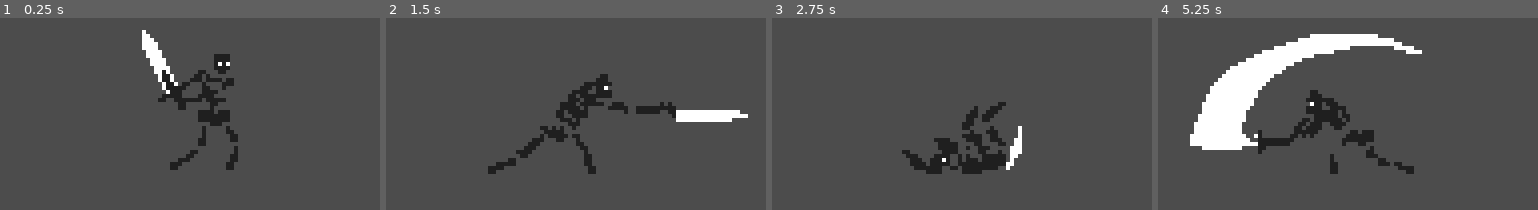
Above: before the commit, frames 1-4 (left to right).
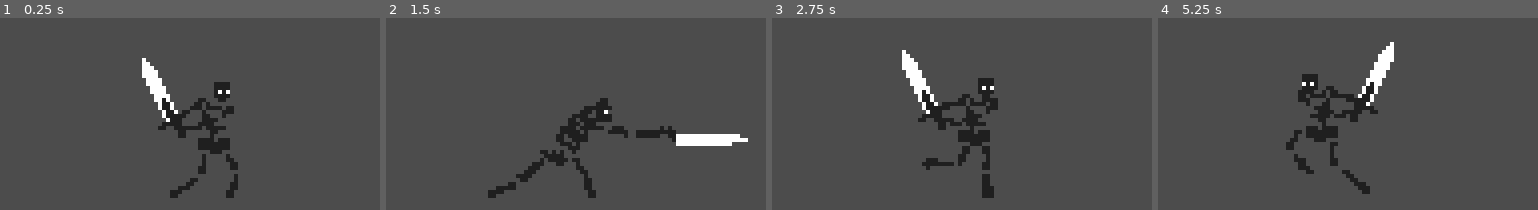
Above: after the commit, the same moments.

Repository: soekmego/Grave
Game: Godot game, scene res://Scenes/Skeleton/Skeleton.tscn
Same seed, same stepped clock (60 frames per second), same inputs: the game is played once before the commit and once after it. The project has no main scene, so this scene is started directly.
Inputs:
- Up to frame 1 (0.25 s): no input
- Up to frame 2 (1.5 s): tap Enter (ui_accept) at 0.5, 0.77, 0.8, 1.07, 1.35 s; hold Right (ui_right) 0.53-1.28 s; hold Space (ui_select) 0.53-1.28 s; hold Left (ui_left) from 1.28 s (still down)
- Up to frame 3 (2.75 s): tap Enter (ui_accept) at 1.52, 1.82, 2.3 s; tap Space (ui_select) at 1.55 s; release Left (ui_left) at 2.03 s; hold Right (ui_right) from 2.03 s (still down); hold Space (ui_select) from 2.03 s (still down)
- Up to frame 4 (5.25 s): release Space (ui_select) at 2.78 s; tap Space (ui_select) at 2.85, 4.35 s; tap Enter (ui_accept) at 3.02, 3.32, 4.52, 4.82 s; release Right (ui_right) at 3.53 s; hold Enter (ui_accept) 3.53-4.28 s; hold Left (ui_left) from 3.53 s (still down); hold Space (ui_select) from 5.03 s (still down)

The runs differ from the first frame. In frame 1, 7.3% of the frame differs, in the area x 37-63%, y 6-94%; in frame 2, 8.6%; in frame 3, 6.5%; in frame 4, 16%, in the area x 8-70%, y 8-92%.

Commit message:
refactor function calls of animationplayer

Diff:
--- a/Scenes/Skeleton/Skeleton.gd
+++ b/Scenes/Skeleton/Skeleton.gd
@@ -5,11 +5,11 @@
 
 enum {IDLE, RUN, ROLL, ATTACK1, ATTACK2, ATTACK3}
 
-var direction = Vector2()
-var state
-var anim = ""
-var new_anim
-var combo = false
+onready var direction = Vector2()
+onready var state
+onready var anim = ""
+onready var new_anim
+onready var combo = false
 
 
 func change_state(new_state):
@@ -32,8 +32,8 @@
 	direction = Vector2()
 	var right = Input.is_action_pressed("ui_right")
 	var left = Input.is_action_pressed("ui_left")
-	var roll = Input.is_action_pressed("ui_select")
-	var attack = Input.is_action_pressed("ui_accept")
+	var roll = Input.is_action_just_pressed("ui_select")
+	var attack = Input.is_action_just_pressed("ui_accept")
 
 	if right and state == IDLE:
 		change_state(RUN)
@@ -49,12 +49,12 @@
 	# When roll button is hammered, player gets stuck
 	# in the last frame of roll animation.
 	elif roll and (state == IDLE or state == RUN):
-		change_state(ROLL)
-		if sprite.flip_h == false:
-			direction.x += 3
-		else:
-			direction.x -= 3
-		#yield($Animation, "animation_finished")
+		if $Animation.current_animation != "roll":
+			change_state(ROLL)
+			if sprite.flip_h == false:
+				direction.x += 3
+			else:
+				direction.x -= 3
 
 	elif !right and !left and state == RUN:
 		change_state(IDLE)
@@ -88,8 +88,3 @@
 		anim = new_anim
 		$Animation.play(anim)
 	move_and_slide(direction)
-
-func _on_Animation_animation_finished(animation):
-	match animation:
-		"roll", "attack1", "attack2", "attack3":
-			change_state(IDLE)
--- a/Scenes/Skeleton/Skeleton.tscn
+++ b/Scenes/Skeleton/Skeleton.tscn
@@ -1,12 +1,12 @@
 [gd_scene load_steps=16 format=2]
 
 [ext_resource path="res://Scenes/Skeleton/Skeleton.gd" type="Script" id=1]
-[ext_resource path="res://Assets/Sprites/Skeleton/s_skeleton_attack_one_strip5.png" type="Texture" id=2]
+[ext_resource path="res://Assets/Sprites/Skeleton/s_skeleton_roll_strip7.png" type="Texture" id=2]
 [ext_resource path="res://Assets/Sprites/Skeleton/s_skeleton_run_strip6.png" type="Texture" id=3]
-[ext_resource path="res://Assets/Sprites/Skeleton/s_skeleton_attack_two_strip5.png" type="Texture" id=4]
-[ext_resource path="res://Assets/Sprites/Skeleton/s_skeleton_attack_three_strip6.png" type="Texture" id=5]
-[ext_resource path="res://Assets/Sprites/Skeleton/s_skeleton_idle_strip3.png" type="Texture" id=6]
-[ext_resource path="res://Assets/Sprites/Skeleton/s_skeleton_roll_strip7.png" type="Texture" id=7]
+[ext_resource path="res://Assets/Sprites/Skeleton/s_skeleton_attack_one_strip5.png" type="Texture" id=4]
+[ext_resource path="res://Assets/Sprites/Skeleton/s_skeleton_attack_two_strip5.png" type="Texture" id=5]
+[ext_resource path="res://Assets/Sprites/Skeleton/s_skeleton_attack_three_strip6.png" type="Texture" id=6]
+[ext_resource path="res://Assets/Sprites/Skeleton/s_skeleton_idle_strip3.png" type="Texture" id=7]
 
 [sub_resource type="RectangleShape2D" id=1]
 
@@ -51,7 +51,7 @@
 loop = false
 step = 0.1
 tracks/0/type = "value"
-tracks/0/path = NodePath("Sprite:region_rect")
+tracks/0/path = NodePath("Sprite:frame")
 tracks/0/interp = 1
 tracks/0/loop_wrap = true
 tracks/0/imported = false
@@ -60,19 +60,19 @@
 "times": PoolRealArray( 0, 0.1, 0.2, 0.3, 0.4 ),
 "transitions": PoolRealArray( 1, 1, 1, 1, 1 ),
 "update": 1,
-"values": [ Rect2( -3, 12, 68, 36 ), Rect2( 64, 14, 64, 34 ), Rect2( 140, 12, 43, 36 ), Rect2( 207, 10, 35, 38 ), Rect2( 267, 10, 39, 38 ) ]
-}
-tracks/1/type = "value"
-tracks/1/path = NodePath("Sprite:texture")
-tracks/1/interp = 1
-tracks/1/loop_wrap = true
-tracks/1/imported = false
-tracks/1/enabled = true
-tracks/1/keys = {
-"times": PoolRealArray( 0 ),
-"transitions": PoolRealArray( 1 ),
-"update": 1,
-"values": [ ExtResource( 2 ) ]
+"values": [ 0, 1, 2, 3, 4 ]
+}
+tracks/1/type = "value"
+tracks/1/path = NodePath("Sprite:texture")
+tracks/1/interp = 1
+tracks/1/loop_wrap = true
+tracks/1/imported = false
+tracks/1/enabled = true
+tracks/1/keys = {
+"times": PoolRealArray( 0 ),
+"transitions": PoolRealArray( 1 ),
+"update": 1,
+"values": [ ExtResource( 4 ) ]
 }
 tracks/2/type = "method"
 tracks/2/path = NodePath(".")
@@ -94,6 +94,44 @@
 "method": "combo_disabled"
 } ]
 }
+tracks/3/type = "value"
+tracks/3/path = NodePath("Sprite:hframes")
+tracks/3/interp = 1
+tracks/3/loop_wrap = true
+tracks/3/imported = false
+tracks/3/enabled = true
+tracks/3/keys = {
+"times": PoolRealArray( 0 ),
+"transitions": PoolRealArray( 1 ),
+"update": 1,
+"values": [ 5 ]
+}
+tracks/4/type = "value"
+tracks/4/path = NodePath("Sprite:region_enabled")
+tracks/4/interp = 1
+tracks/4/loop_wrap = true
+tracks/4/imported = false
+tracks/4/enabled = true
+tracks/4/keys = {
+"times": PoolRealArray( 0 ),
+"transitions": PoolRealArray( 1 ),
+"update": 1,
+"values": [ false ]
+}
+tracks/5/type = "method"
+tracks/5/path = NodePath(".")
+tracks/5/interp = 1
+tracks/5/loop_wrap = true
+tracks/5/imported = false
+tracks/5/enabled = true
+tracks/5/keys = {
+"times": PoolRealArray( 0.4 ),
+"transitions": PoolRealArray( 1 ),
+"values": [ {
+"args": [ 0 ],
+"method": "change_state"
+} ]
+}
 
 [sub_resource type="Animation" id=4]
 
@@ -102,7 +140,7 @@
 loop = false
 step = 0.1
 tracks/0/type = "value"
-tracks/0/path = NodePath("Sprite:region_rect")
+tracks/0/path = NodePath("Sprite:frame")
 tracks/0/interp = 1
 tracks/0/loop_wrap = true
 tracks/0/imported = false
@@ -111,19 +149,19 @@
 "times": PoolRealArray( 0, 0.1, 0.2, 0.3, 0.4 ),
 "transitions": PoolRealArray( 1, 1, 1, 1, 1 ),
 "update": 1,
-"values": [ Rect2( -3, 12, 68, 36 ), Rect2( 94, 12, 76, 36 ), Rect2( 188, 13, 80, 35 ), Rect2( 288, 12, 78, 36 ), Rect2( 386, 11, 75, 37 ) ]
-}
-tracks/1/type = "value"
-tracks/1/path = NodePath("Sprite:texture")
-tracks/1/interp = 1
-tracks/1/loop_wrap = true
-tracks/1/imported = false
-tracks/1/enabled = true
-tracks/1/keys = {
-"times": PoolRealArray( 0 ),
-"transitions": PoolRealArray( 1 ),
-"update": 1,
-"values": [ ExtResource( 4 ) ]
+"values": [ 0, 1, 2, 3, 4 ]
+}
+tracks/1/type = "value"
+tracks/1/path = NodePath("Sprite:texture")
+tracks/1/interp = 1
+tracks/1/loop_wrap = true
+tracks/1/imported = false
+tracks/1/enabled = true
+tracks/1/keys = {
+"times": PoolRealArray( 0 ),
+"transitions": PoolRealArray( 1 ),
+"update": 1,
+"values": [ ExtResource( 5 ) ]
 }
 tracks/2/type = "method"
 tracks/2/path = NodePath(".")
@@ -145,6 +183,32 @@
 "method": "combo_disabled"
 } ]
 }
+tracks/3/type = "value"
+tracks/3/path = NodePath("Sprite:hframes")
+tracks/3/interp = 1
+tracks/3/loop_wrap = true
+tracks/3/imported = false
+tracks/3/enabled = true
+tracks/3/keys = {
+"times": PoolRealArray( 0 ),
+"transitions": PoolRealArray( 1 ),
+"update": 1,
+"values": [ 5 ]
+}
+tracks/4/type = "method"
+tracks/4/path = NodePath(".")
+tracks/4/interp = 1
+tracks/4/loop_wrap = true
+tracks/4/imported = false
+tracks/4/enabled = true
+tracks/4/keys = {
+"times": PoolRealArray( 0.4 ),
+"transitions": PoolRealArray( 1 ),
+"values": [ {
+"args": [ 0 ],
+"method": "change_state"
+} ]
+}
 
 [sub_resource type="Animation" id=5]
 
@@ -153,7 +217,7 @@
 loop = false
 step = 0.1
 tracks/0/type = "value"
-tracks/0/path = NodePath("Sprite:region_rect")
+tracks/0/path = NodePath("Sprite:frame")
 tracks/0/interp = 1
 tracks/0/loop_wrap = true
 tracks/0/imported = false
@@ -162,19 +226,19 @@
 "times": PoolRealArray( 0, 0.1, 0.2, 0.3, 0.4, 0.5 ),
 "transitions": PoolRealArray( 1, 1, 1, 1, 1, 1 ),
 "update": 1,
-"values": [ Rect2( -17, 12, 94, 36 ), Rect2( 99, 12, 56, 36 ), Rect2( 192, 12, 90, 36 ), Rect2( 291, 12, 87, 36 ), Rect2( 388, 12, 88, 36 ), Rect2( 483, 12, 72, 36 ) ]
-}
-tracks/1/type = "value"
-tracks/1/path = NodePath("Sprite:texture")
-tracks/1/interp = 1
-tracks/1/loop_wrap = true
-tracks/1/imported = false
-tracks/1/enabled = true
-tracks/1/keys = {
-"times": PoolRealArray( 0 ),
-"transitions": PoolRealArray( 1 ),
-"update": 1,
-"values": [ ExtResource( 5 ) ]
+"values": [ 0, 1, 2, 3, 4, 5 ]
+}
+tracks/1/type = "value"
+tracks/1/path = NodePath("Sprite:texture")
+tracks/1/interp = 1
+tracks/1/loop_wrap = true
+tracks/1/imported = false
+tracks/1/enabled = true
+tracks/1/keys = {
+"times": PoolRealArray( 0 ),
+"transitions": PoolRealArray( 1 ),
+"update": 1,
+"values": [ ExtResource( 6 ) ]
 }
 tracks/2/type = "method"
 tracks/2/path = NodePath(".")
@@ -190,6 +254,32 @@
 "method": "combo_disabled"
 } ]
 }
+tracks/3/type = "value"
+tracks/3/path = NodePath("Sprite:hframes")
+tracks/3/interp = 1
+tracks/3/loop_wrap = true
+tracks/3/imported = false
+tracks/3/enabled = true
+tracks/3/keys = {
+"times": PoolRealArray( 0 ),
+"transitions": PoolRealArray( 1 ),
+"update": 1,
+"values": [ 6 ]
+}
+tracks/4/type = "method"
+tracks/4/path = NodePath(".")
+tracks/4/interp = 1
+tracks/4/loop_wrap = true
+tracks/4/imported = false
+tracks/4/enabled = true
+tracks/4/keys = {
+"times": PoolRealArray( 0.5 ),
+"transitions": PoolRealArray( 1 ),
+"values": [ {
+"args": [ 0 ],
+"method": "change_state"
+} ]
+}
 
 [sub_resource type="Animation" id=6]
 
@@ -197,7 +287,7 @@
 loop = true
 step = 0.2
 tracks/0/type = "value"
-tracks/0/path = NodePath("Sprite:region_rect")
+tracks/0/path = NodePath("Sprite:frame")
 tracks/0/interp = 1
 tracks/0/loop_wrap = true
 tracks/0/imported = false
@@ -206,19 +296,43 @@
 "times": PoolRealArray( 0, 0.2, 0.4 ),
 "transitions": PoolRealArray( 1, 1, 1 ),
 "update": 1,
-"values": [ Rect2( 8, 12, 23, 36 ), Rect2( 48, 13, 24, 35 ), Rect2( 89, 13, 23, 35 ) ]
-}
-tracks/1/type = "value"
-tracks/1/path = NodePath("Sprite:texture")
-tracks/1/interp = 1
-tracks/1/loop_wrap = true
-tracks/1/imported = false
-tracks/1/enabled = true
-tracks/1/keys = {
-"times": PoolRealArray( 0 ),
-"transitions": PoolRealArray( 1 ),
-"update": 1,
-"values": [ ExtResource( 6 ) ]
+"values": [ 0, 1, 2 ]
+}
+tracks/1/type = "value"
+tracks/1/path = NodePath("Sprite:texture")
+tracks/1/interp = 1
+tracks/1/loop_wrap = true
+tracks/1/imported = false
+tracks/1/enabled = true
+tracks/1/keys = {
+"times": PoolRealArray( 0 ),
+"transitions": PoolRealArray( 1 ),
+"update": 1,
+"values": [ ExtResource( 7 ) ]
+}
+tracks/2/type = "value"
+tracks/2/path = NodePath("Sprite:hframes")
+tracks/2/interp = 1
+tracks/2/loop_wrap = true
+tracks/2/imported = false
+tracks/2/enabled = true
+tracks/2/keys = {
+"times": PoolRealArray( 0 ),
+"transitions": PoolRealArray( 1 ),
+"update": 1,
+"values": [ 3 ]
+}
+tracks/3/type = "value"
+tracks/3/path = NodePath("Sprite:region_enabled")
+tracks/3/interp = 1
+tracks/3/loop_wrap = true
+tracks/3/imported = false
+tracks/3/enabled = true
+tracks/3/keys = {
+"times": PoolRealArray( 0 ),
+"transitions": PoolRealArray( 1 ),
+"update": 1,
+"values": [ false ]
 }
 
 [sub_resource type="Animation" id=7]
@@ -236,19 +350,19 @@
 "times": PoolRealArray( 0, 0.1, 0.2, 0.3, 0.4, 0.5, 0.6 ),
 "transitions": PoolRealArray( 1, 1, 1, 1, 1, 1, 1 ),
 "update": 1,
-"values": [ Rect2( 9, 6, 26, 41 ), Rect2( 99, 7, 37, 36 ), Rect2( 192, 15, 37, 34 ), Rect2( 294, 15, 29, 33 ), Rect2( 387, 12, 33, 36 ), Rect2( 484, 12, 33, 36 ), Rect2( 582, 14, 24, 34 ) ]
-}
-tracks/1/type = "value"
-tracks/1/path = NodePath("Sprite:texture")
-tracks/1/interp = 1
-tracks/1/loop_wrap = true
-tracks/1/imported = false
-tracks/1/enabled = true
-tracks/1/keys = {
-"times": PoolRealArray( 0 ),
-"transitions": PoolRealArray( 1 ),
-"update": 1,
-"values": [ ExtResource( 7 ) ]
+"values": [ Rect2( 10, 8, 24, 39 ), Rect2( 99, 19, 36, 24 ), Rect2( 193, 17, 34, 31 ), Rect2( 296, 18, 25, 30 ), Rect2( 389, 30, 30, 18 ), Rect2( 486, 31, 29, 17 ), Rect2( 584, 21, 20, 27 ) ]
+}
+tracks/1/type = "value"
+tracks/1/path = NodePath("Sprite:texture")
+tracks/1/interp = 1
+tracks/1/loop_wrap = true
+tracks/1/imported = false
+tracks/1/enabled = true
+tracks/1/keys = {
+"times": PoolRealArray( 0 ),
+"transitions": PoolRealArray( 1 ),
+"update": 1,
+"values": [ ExtResource( 2 ) ]
 }
 tracks/2/type = "value"
 tracks/2/path = NodePath("Collision:disabled")
@@ -262,6 +376,44 @@
 "update": 1,
 "values": [ true, false ]
 }
+tracks/3/type = "value"
+tracks/3/path = NodePath("Sprite:hframes")
+tracks/3/interp = 1
+tracks/3/loop_wrap = true
+tracks/3/imported = false
+tracks/3/enabled = true
+tracks/3/keys = {
+"times": PoolRealArray( 0 ),
+"transitions": PoolRealArray( 1 ),
+"update": 1,
+"values": [ 15 ]
+}
+tracks/4/type = "value"
+tracks/4/path = NodePath("Sprite:region_enabled")
+tracks/4/interp = 1
+tracks/4/loop_wrap = true
+tracks/4/imported = false
+tracks/4/enabled = true
+tracks/4/keys = {
+"times": PoolRealArray( 0 ),
+"transitions": PoolRealArray( 1 ),
+"update": 1,
+"values": [ true ]
+}
+tracks/5/type = "method"
+tracks/5/path = NodePath(".")
+tracks/5/interp = 1
+tracks/5/loop_wrap = true
+tracks/5/imported = false
+tracks/5/enabled = true
+tracks/5/keys = {
+"times": PoolRealArray( 0.7 ),
+"transitions": PoolRealArray( 1 ),
+"values": [ {
+"args": [ 0 ],
+"method": "change_state"
+} ]
+}
 
 [sub_resource type="Animation" id=8]
 
@@ -269,7 +421,7 @@
 loop = true
 step = 0.2
 tracks/0/type = "value"
-tracks/0/path = NodePath("Sprite:region_rect")
+tracks/0/path = NodePath("Sprite:frame")
 tracks/0/interp = 1
 tracks/0/loop_wrap = true
 tracks/0/imported = false
@@ -278,7 +430,7 @@
 "times": PoolRealArray( 0, 0.2, 0.4, 0.6, 0.8, 1 ),
 "transitions": PoolRealArray( 1, 1, 1, 1, 1, 1 ),
 "update": 1,
-"values": [ Rect2( 5, 9, 27, 38 ), Rect2( 45, 10, 28, 38 ), Rect2( 85, 11, 28, 37 ), Rect2( 125, 9, 28, 38 ), Rect2( 165, 10, 28, 38 ), Rect2( 205, 11, 28, 37 ) ]
+"values": [ 0, 1, 2, 3, 4, 5 ]
 }
 tracks/1/type = "value"
 tracks/1/path = NodePath("Sprite:texture")
@@ -291,6 +443,30 @@
 "transitions": PoolRealArray( 1 ),
 "update": 1,
 "values": [ ExtResource( 3 ) ]
+}
+tracks/2/type = "value"
+tracks/2/path = NodePath("Sprite:hframes")
+tracks/2/interp = 1
+tracks/2/loop_wrap = true
+tracks/2/imported = false
+tracks/2/enabled = true
+tracks/2/keys = {
+"times": PoolRealArray( 0 ),
+"transitions": PoolRealArray( 1 ),
+"update": 1,
+"values": [ 6 ]
+}
+tracks/3/type = "value"
+tracks/3/path = NodePath("Sprite:region_enabled")
+tracks/3/interp = 1
+tracks/3/loop_wrap = true
+tracks/3/imported = false
+tracks/3/enabled = true
+tracks/3/keys = {
+"times": PoolRealArray( 0 ),
+"transitions": PoolRealArray( 1 ),
+"update": 1,
+"values": [ false ]
 }
 
 [node name="Skeleton" type="KinematicBody2D" index="0"]
@@ -309,14 +485,16 @@
 [node name="Sprite" type="Sprite" parent="." index="0"]
 
 texture = ExtResource( 2 )
+hframes = 15
+frame = 4
 region_enabled = true
-region_rect = Rect2( -3, 12, 68, 36 )
+region_rect = Rect2( 584, 21, 20, 27 )
 _sections_unfolded = [ "Animation", "Offset", "Region", "Transform" ]
 
 [node name="Collision" type="CollisionShape2D" parent="." index="1"]
 
-position = Vector2( 0.447165, 2.89089 )
 shape = SubResource( 1 )
+_sections_unfolded = [ "Transform" ]
 
 [node name="Animation" type="AnimationPlayer" parent="." index="2"]
 
@@ -359,5 +537,3 @@
 editor_draw_screen = true
 editor_draw_limits = false
 editor_draw_drag_margin = false
-
-[connection signal="animation_finished" from="Animation" to="." method="_on_Animation_animation_finished"]
